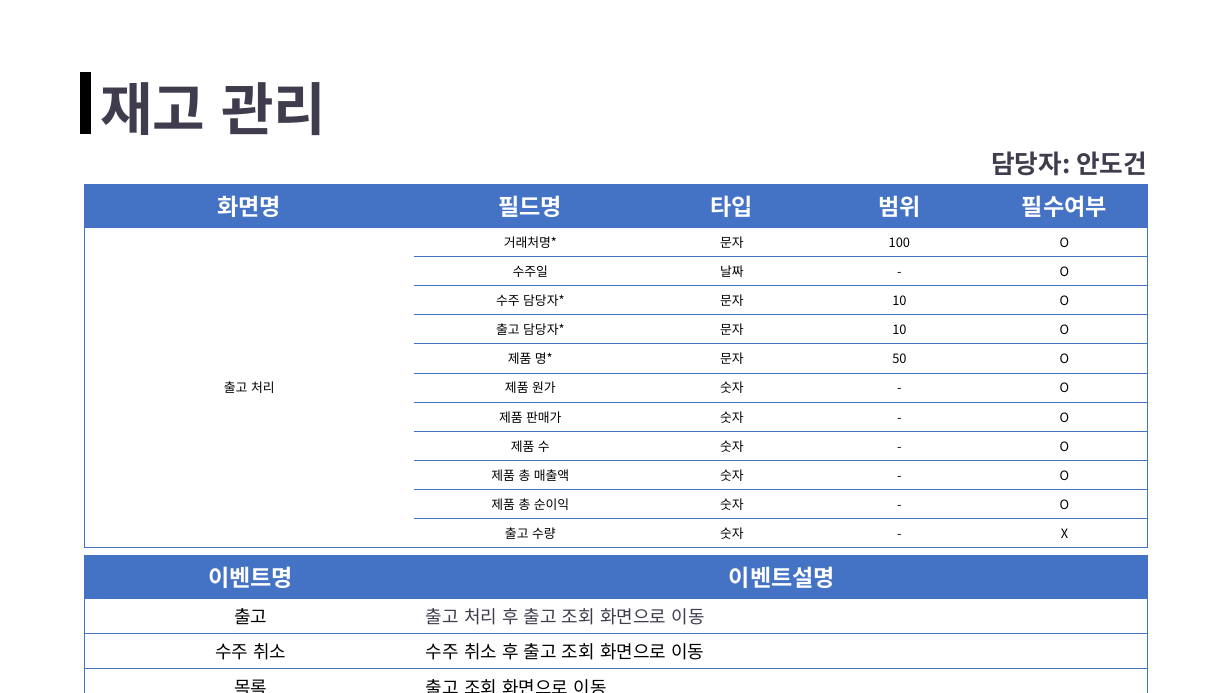
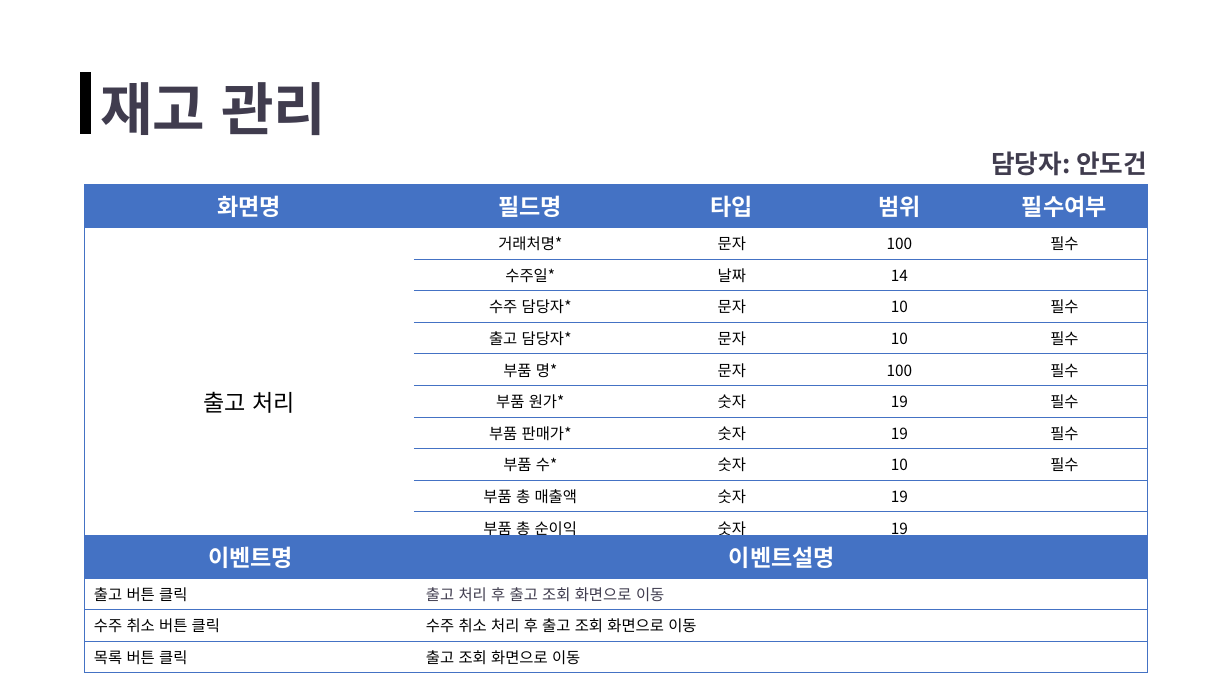
Before and after one commit to ppodong-bro/Team_OB, a slide deck: slide 4 of 분석자료/화면설계서(초안)_재고 관리.pptx. Drawn at 1232x693 pixels with LibreOffice and Linux fonts; fonts in the diff are those of the drawing. Boxes give left, top, right and bottom in pixels: in the first picture for what was removed or moved away, otherwise in the second. Text is boxed around its words. In the diff, an @@ line names an element or a change of style, - is before the commit and + after.

Commit message:
화면설계서_재고 관리 초안 Update
화면설계서_재고 관리 초안 Update

```diff
--- a/분석자료/화면설계서(초안)_재고 관리.pptx
+++ b/분석자료/화면설계서(초안)_재고 관리.pptx
@@ table at <box>85,185,1147,572</box> @@
-row 2, column 5: O
+row 2, column 5: 필수
-row 3:  | 수주일 | 날짜 | - | O
+row 3:  | 수주일* | 날짜 | 14 | 
-row 4, column 5: O
+row 4, column 5: 필수
-row 5, column 5: O
+row 5, column 5: 필수
-row 6:  | 제품 명* | 문자 | 50 | O
+row 6:  | 부품 명* | 문자 | 100 | 필수
-row 7:  | 제품 원가 | 숫자 | - | O
+row 7:  | 부품 원가* | 숫자 | 19 | 필수
-row 8:  | 제품 판매가 | 숫자 | - | O
+row 8:  | 부품 판매가* | 숫자 | 19 | 필수
-row 9:  | 제품 수 | 숫자 | - | O
+row 9:  | 부품 수* | 숫자 | 10 | 필수
-row 10:  | 제품 총 매출액 | 숫자 | - | O
+row 10:  | 부품 총 매출액 | 숫자 | 19 | 
-row 11:  | 제품 총 순이익 | 숫자 | - | O
+row 11:  | 부품 총 순이익 | 숫자 | 19 | 
-row 12, column 4: -
+row 12, column 4: 10
-row 12, column 5: X
+row 12, column 5: 필수
@@ size 10 to 18 pt in "출고 처리" @@
@@ size 10 to 12 pt in "거래처명*", "문자", "100", "날짜" and 14 more places @@
@@ table at <box>85,535,1148,669</box> @@
-row 2, column 1: 출고
+row 2, column 1: 출고 버튼 클릭
-row 3, column 1: 수주 취소
+row 3, column 1: 수주 취소 버튼 클릭
-row 3, column 2: 수주 취소 후 출고 조회 화면으로 이동
+row 3, column 2: 수주 취소 처리 후 출고 조회 화면으로 이동
-row 4, column 1: 목록
+row 4, column 1: 목록 버튼 클릭
@@ size 14 to 12 pt in "출고 처리 후 출고 조회 화면으로 이동", "출고 조회 화면으로 이동" @@
@@ table: place and size @@
-table at <box>85,555,1148,686</box>
+table at <box>85,535,1148,669</box>
```
Also in this commit, not shown: 9 other slides changed.
